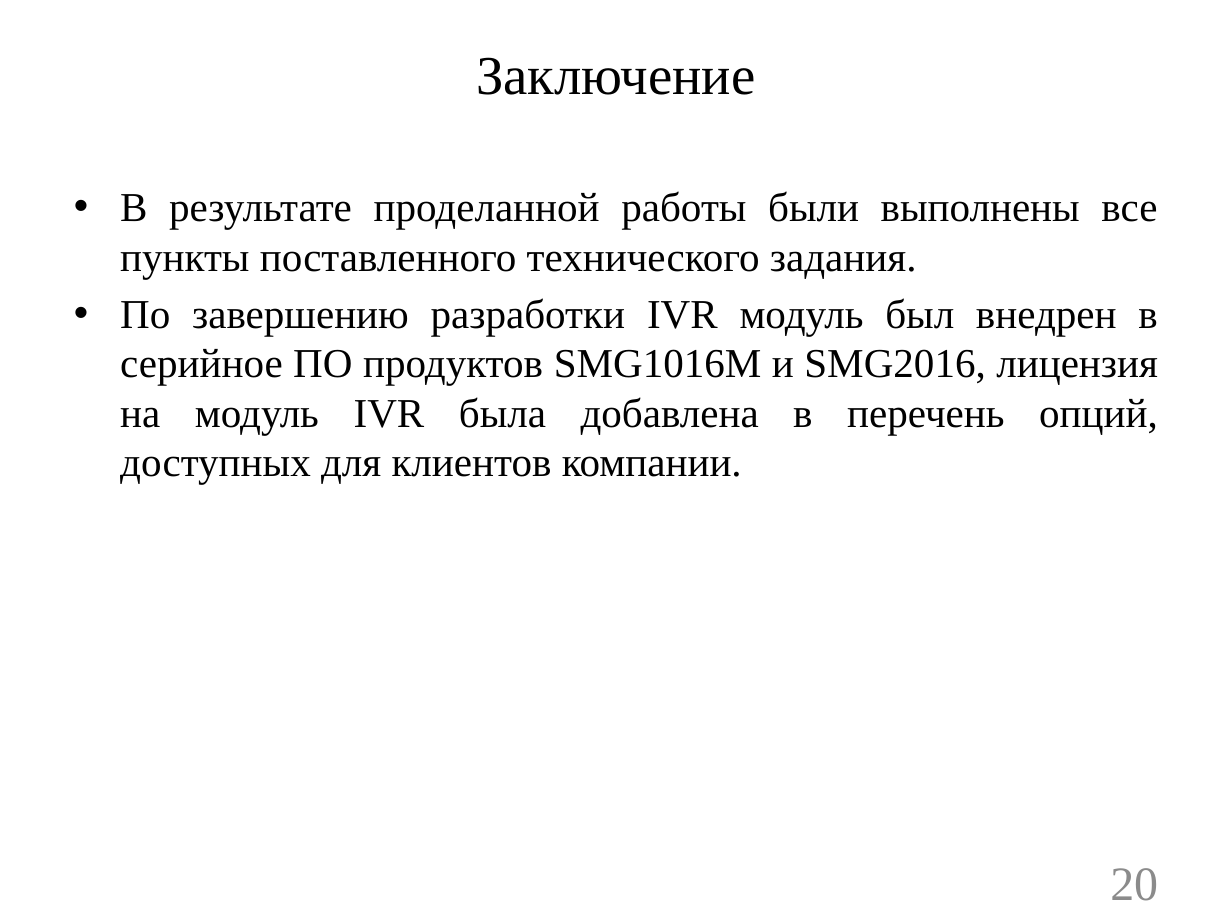
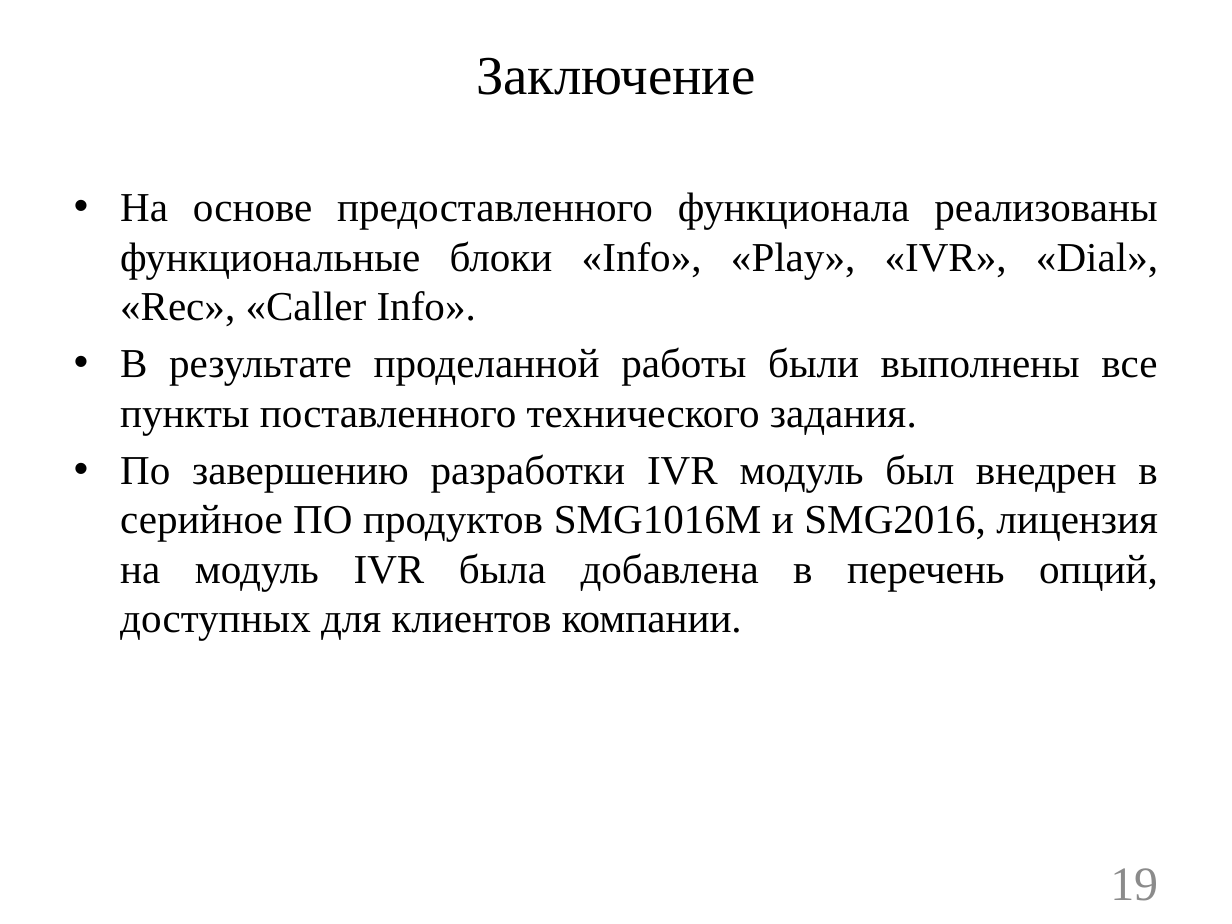
Before and after one commit to ALeschev/tunel, a slide deck: slide 19 of sibsutis/2015/dpl/DPL_pres.pptx (slide 20 before the commit). Drawn at 1232x924 pixels with LibreOffice and Linux fonts; fonts in the diff are those of the drawing; background and template pictures are left out. Boxes give left, top, right and bottom in pixels: in the first picture for what was removed or moved away, otherwise in the second. Text is boxed around its words. In the diff, an @@ line names an element or a change of style, - is before the commit and + after.

```diff
--- a/sibsutis/2015/dpl/DPL_pres.pptx
+++ b/sibsutis/2015/dpl/DPL_pres.pptx
@@ text at box(120, 192, 1158, 326): paragraph added @@
+• На основе предоставленного функционала реализованы функциональные блоки «Info», «Play», «IVR», «Dial», «Rec», «Caller Info».
@@ page number at box(1110, 868, 1158, 901): text changed @@
-20
+19
```
Also in this commit, not shown: 7 other slides changed, 5 other files.
